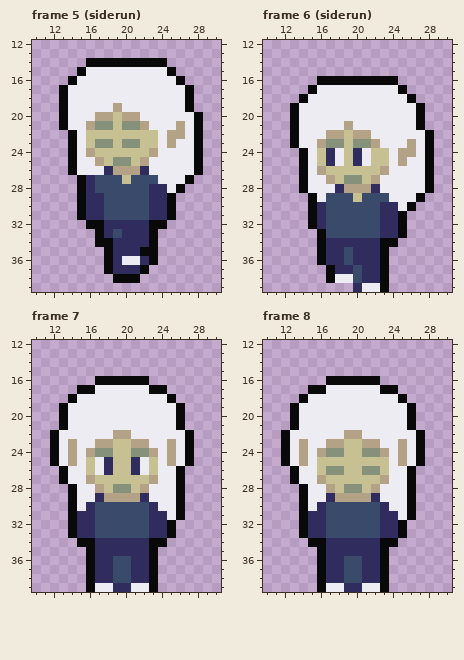
A pixel-art file gets an edit: assets/sprites/player/soldier/girl.aseprite. This is how it looked before the edit.
40x40 pixels, 18 frames. Shown: frame 5 (siderun): x 10..30, y 12..39; frame 6 (siderun): x 10..30, y 12..39; frame 7: x 10..30, y 12..39; frame 8: x 10..30, y 12..39. The commit also changed other frames, which this record leaves out.
Once edited:
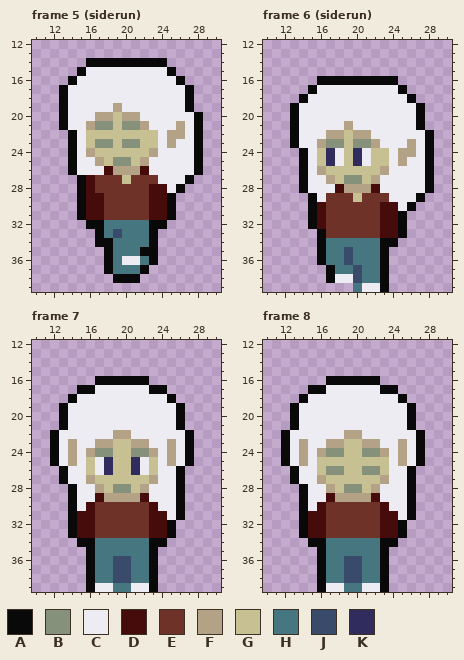
Palette (. is transparent): A #090909  B #85917a  C #edecf2  D #460c0c  E #6e3228  F #b3a286  G #c7c093  H #467780  J #3a4a6b  K #302c5e
From old to new:
Changed rows in their new state; - is an unchanged pixel.
Frame 5 (siderun):
first column x 16:
26 --D---D--
27 DEEE-EEE-
28 DEEEEEEDD
29 DDEEEEEDD
30 DDEEEEEDD
31 DDEEEEEDD
32 --HHHHH--
33 --H-HHH--
34 ---HHHH--
35 ---HHH---
36 ---H--H--
37 ---HHH---
Frame 6 (siderun):
first column x 16:
28 --D---D--
29 -EEE-EEE-
30 DEEEEEEDD
31 DEEEEEEDD
32 DEEEEEEDD
33 -EEEEEEDD
34 -HHHHHH--
35 -HH-HHH--
36 -HH-HHH--
37 --HH-HH--
38 -----HH--
39 ----H----
Frame 7:
first column x 15:
29 --D----D--
30 -DEEEEEED-
31 DDEEEEEEDD
32 DDEEEEEEDD
33 DDEEEEEEDD
34 --HHHHHH--
35 --HHHHHH--
36 --HH--HH--
37 --HH--HH--
38 --HH--HH--
39 ----HH----
Frame 8: the same change as frame 7
Where, in picture pixels (left, top, right, bottom), the same in both pictures:
changed: (86, 166, 167, 274)
changed: (317, 184, 398, 292)
changed: (77, 493, 167, 592)
changed: (308, 493, 398, 592)
